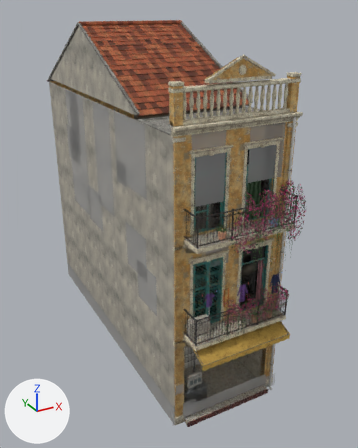
What one commit did to the glTF model assets/models/city/colonial_3f_w4_5_ochre.glb.
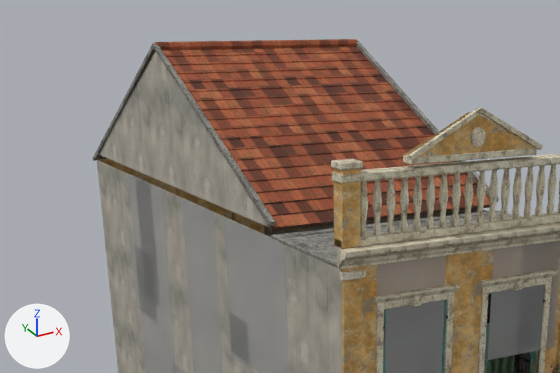
Old and new are each drawn whole from a 50 mm camera at (-8.83, -12.3, 14.3) aimed at (0.67, 4.98, 5.66) and again close up on the part from 0% to 79% of the width and 0% to 42% of the height. The lights are fixed; the arrows at lower left show +X, +Y and +Z. The older version's two pictures come first. Objects named as collision shapes, trigger or cutter boxes, shadow casters or lower levels of detail are left out. Where no turn or scale is listed for an object, it has been applied to the vertices. Vertices at exactly the same position are counted once.

In view in the first close-up: 'colonial_3f_w4_5_ochre_detail', 'colonial_3f_w4_5_ochre_shell' and 1 more.
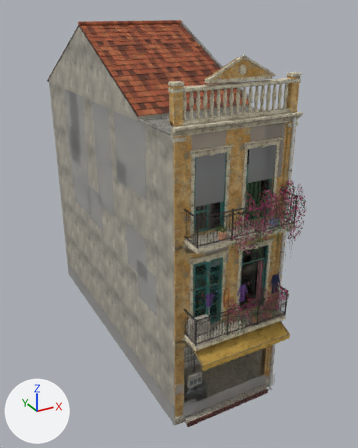
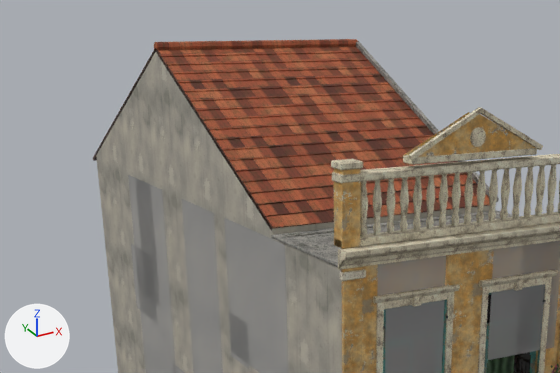
Changed parts and their boxes (x1, y1, x2, y2) in the close-ups (560 x 373 px):
part 1 of me_colonial_3f_w4_5_ochre_shell, deleted: before (94, 43, 275, 226)
part 2 of me_colonial_3f_w4_5_ochre_shell, added: after (96, 154, 496, 237)

The change in detail:
me_colonial_3f_w4_5_ochre_shell is used by ob_colonial_3f_w4_5_ochre_shell; location (0.0, 0.0, 0.0).
Verts and faces of me_colonial_3f_w4_5_ochre_shell; kept vertices keep their numbers, new ones are numbered from 4597.
Before the commit, vertices of me_colonial_3f_w4_5_ochre_shell: 641 (2.25, 13.0, 10.9), 1009 (-2.25, 13.0, 10.9) at pixel (96, 159), 4238 (-2.25, 13.0, 11.05) at pixel (95, 153), 4239 (-2.25, 2.4, 11.05) at pixel (272, 228), 4240 (2.25, 2.4, 11.05) at pixel (495, 204).
Before the commit, vertices of me_colonial_3f_w4_5_ochre_shell: 4241 (2.25, 13.0, 11.05), 4243 (-2.25, 2.4, 10.9) at pixel (272, 237), 4244 (2.25, 2.4, 10.9).
me_colonial_3f_w4_5_ochre_shell had 4597 vertices, 7600 faces and spanned x -2.31..2.31, y -1.2..13.36, z 0.0..13.75.
me_colonial_3f_w4_5_ochre_shell now has 4585 vertices, 7588 faces and spans x -2.31..2.31, y -1.2..13.36, z 0.0..13.75.
me_colonial_3f_w4_5_ochre_shell part 1: the loose piece of 12 vertices spanning x -2.29..-2.21, y 2.36..13.04, z 10.92..13.74 is deleted.
Part 2, on me_colonial_3f_w4_5_ochre_shell:
New faces: (1009, 4239, 4238), (1009, 4243, 4239), (641, 4241, 4244), (4240, 4244, 4241), (4240, 4243, 4244), (4239, 4243, 4240) (mat_arch_cement_render).
New faces: (641, 4238, 4241), (641, 1009, 4238) (mat_arch_cement_render).
